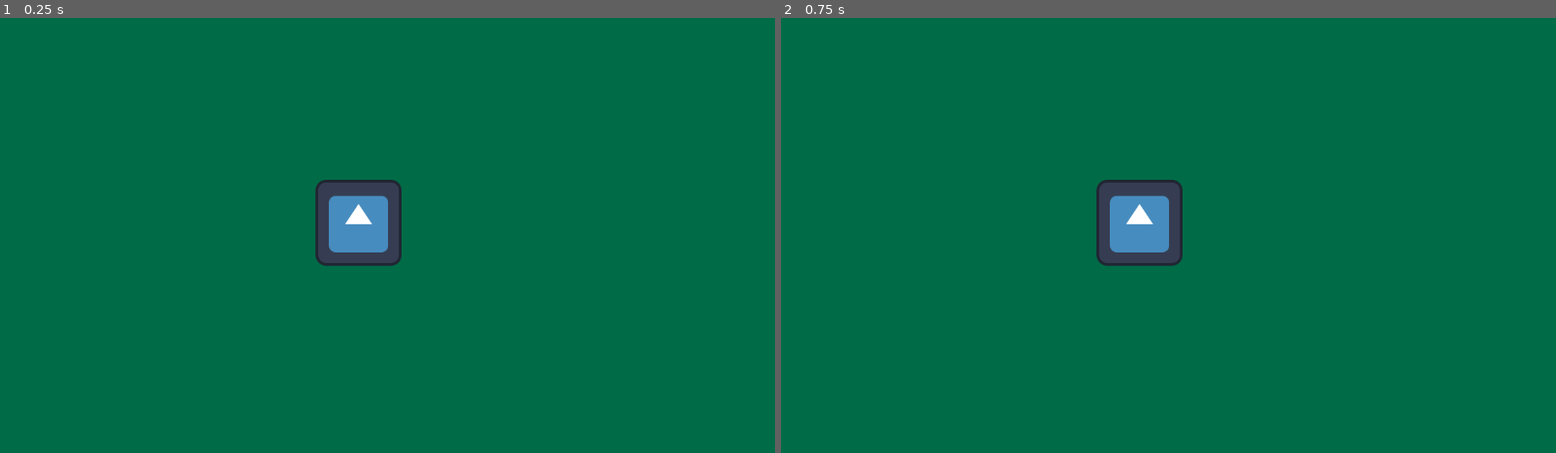
Above: before the commit, frames 1-2 (left to right).
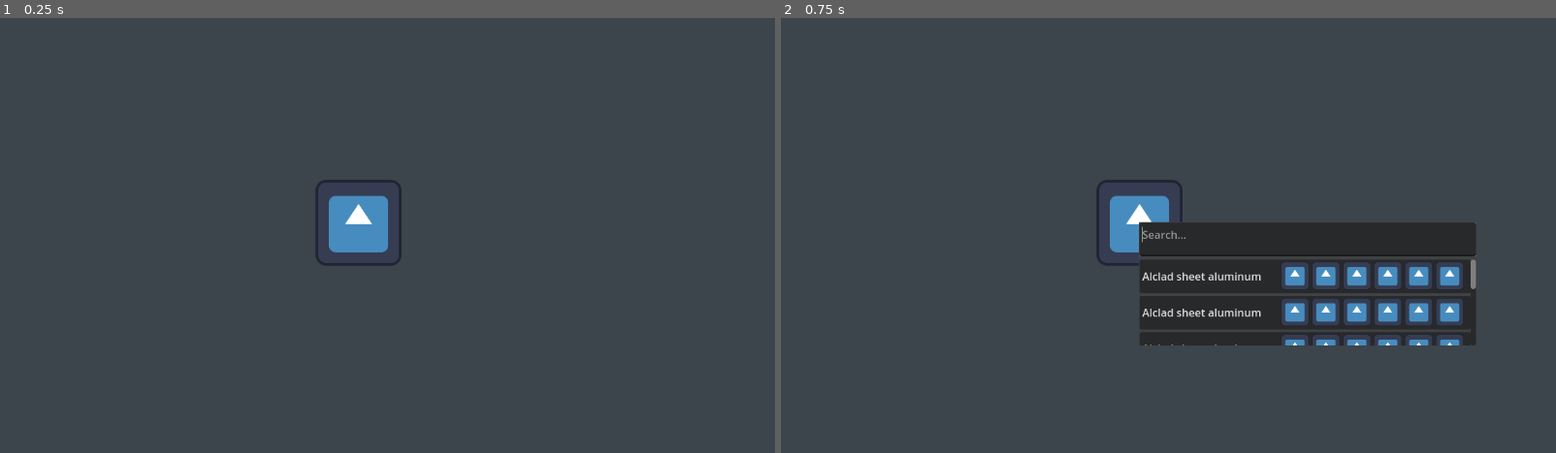
Above: after the commit, the same moments.

Repository: dFarium/Satisfactory-producction-planner
Game: Godot game, scene res://Scenes/canvas.tscn
The game is run twice, just before and just after one commit, with the same random seed, the same clock (stepped at 60 frames per second) and the same inputs. The engine's default icon, where the game draws it, is replaced by a stand-in: a white triangle on a blue panel in a dark square.
Inputs (mouse positions are in pixels of both pictures, inside the frame that each line leads up to):
- Up to frame 1 (0.25 s): no input
- Up to frame 2 (0.75 s): tap Enter at 0.5 s; move the mouse to (1137, 222) at 0.52 s; right-click (1137, 222) at 0.6 s; click (1137, 222) at 0.67 s

The runs differ from the first frame. In frame 1, 98% of the frame differs, in the area x 0-100%, y 0-100%; in frame 2, 98%.

Commit message:
product menu update

Diff:
--- a/Scenes/canvas.tscn
+++ b/Scenes/canvas.tscn
@@ -1,7 +1,8 @@
-[gd_scene load_steps=3 format=3 uid="uid://c21600ds4lm6u"]
+[gd_scene load_steps=4 format=3 uid="uid://c21600ds4lm6u"]
 
 [ext_resource type="PackedScene" uid="uid://bsvh1vn5bcfx1" path="res://Scenes/drag_test.tscn" id="1_3ebnb"]
 [ext_resource type="Script" path="res://Scripts/canvas.gd" id="1_o3ekr"]
+[ext_resource type="Script" path="res://Scripts/right_click_behaviour.gd" id="3_tgch2"]
 
 [node name="Canvas" type="Node2D"]
 script = ExtResource("1_o3ekr")
@@ -9,11 +10,7 @@
 [node name="base" parent="." instance=ExtResource("1_3ebnb")]
 position = Vector2(533, 305)
 
-[node name="Node" type="Node" parent="."]
+[node name="right_click_behaviour" type="Node2D" parent="."]
+script = ExtResource("3_tgch2")
 
-[node name="Control" type="Control" parent="."]
-layout_mode = 3
-anchors_preset = 0
-
-[node name="ColorRect" type="ColorRect" parent="Control"]
-layout_mode = 1
+[node name="Timer" type="Timer" parent="right_click_behaviour"]
--- a/Scenes/product_menu.tscn
+++ b/Scenes/product_menu.tscn
@@ -10,11 +10,20 @@
 grow_horizontal = 2
 grow_vertical = 2
 
+[node name="ColorRect" type="ColorRect" parent="."]
+layout_mode = 0
+offset_left = -1.0
+offset_top = -1.0
+offset_right = 501.0
+offset_bottom = 184.0
+color = Color(0.247059, 0.254902, 0.258824, 1)
+
 [node name="TextEdit" type="TextEdit" parent="."]
 layout_mode = 0
 offset_right = 500.0
 offset_bottom = 50.0
 placeholder_text = "Search..."
+context_menu_enabled = false
 
 [node name="ScrollContainer" type="ScrollContainer" parent="."]
 layout_mode = 0
--- /dev/null
+++ b/Scripts/right_click_behaviour.gd
@@ -0,0 +1,43 @@
+extends Node2D
+
+var product_menu_resource:PackedScene
+var is_menu_active:bool = false
+var is_menu_exitable:bool = false
+var product_menu_instance:Node
+@onready var timer:Timer = $Timer
+
+# Called when the node enters the scene tree for the first time.
+func _ready() -> void:
+	product_menu_resource = load("res://Scenes/product_menu.tscn")
+
+
+# Called every frame. 'delta' is the elapsed time since the previous frame.
+func _process(delta:float) -> void:
+	pass
+
+
+func _input(event:InputEvent) -> void:
+	if Input.is_action_just_pressed("right_click"):
+		invoke_menu()
+	elif Input.is_action_just_pressed("ui_cancel") and is_menu_active == true:
+		product_menu_instance.queue_free()
+		is_menu_active = false
+
+func invoke_menu() -> void:
+	if not is_menu_active:
+		is_menu_active = true
+		product_menu_instance = product_menu_resource.instantiate()
+		add_child(product_menu_instance)
+		product_menu_instance.position = get_global_mouse_position()
+		product_menu_instance.connect("mouse_exited",on_product_menu_mouse_exited)
+		product_menu_instance.connect("mouse_entered",on_product_menu_mouse_entered)
+	else:
+		product_menu_instance.position = get_global_mouse_position()
+
+func on_product_menu_mouse_exited() -> void:
+	print("sali")
+	is_menu_exitable = true
+
+func on_product_menu_mouse_entered() -> void:
+	print("entre")
+	is_menu_exitable = false
--- a/project.godot
+++ b/project.godot
@@ -33,8 +33,13 @@
 "events": [Object(InputEventMouseButton,"resource_local_to_scene":false,"resource_name":"","device":-1,"window_id":0,"a …(253 unchanged characters)…
 ]
 }
+right_click={
+"deadzone": 0.5,
+"events": [Object(InputEventMouseButton,"resource_local_to_scene":false,"resource_name":"","device":-1,"window_id":0,"alt_pressed":false,"shift_pressed":false,"ctrl_pressed":false,"meta_pressed":false,"button_mask":2,"position":Vector2(132, 9),"global_position":Vector2(136, 50),"factor":1.0,"button_index":2,"canceled":false,"pressed":true,"double_click":false,"script":null)
+]
+}
 
 [rendering]
 
 renderer/rendering_method="mobile"
-environment/defaults/default_clear_color=Color(0, 0.419608, 0.278431, 1)
+environment/defaults/default_clear_color=Color(0.239216, 0.270588, 0.298039, 1)
